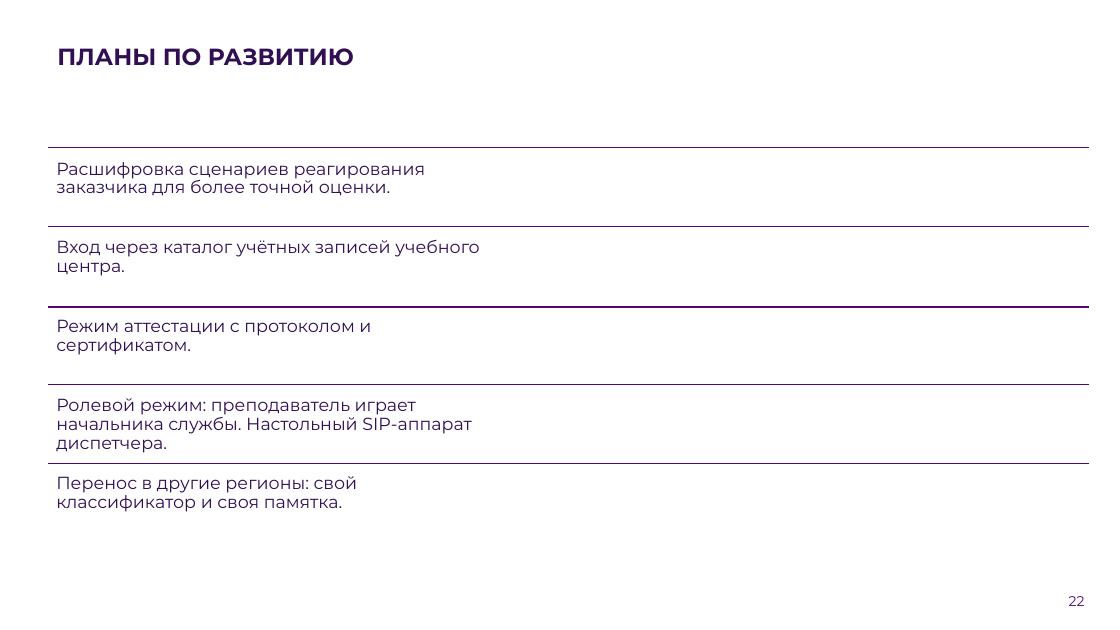
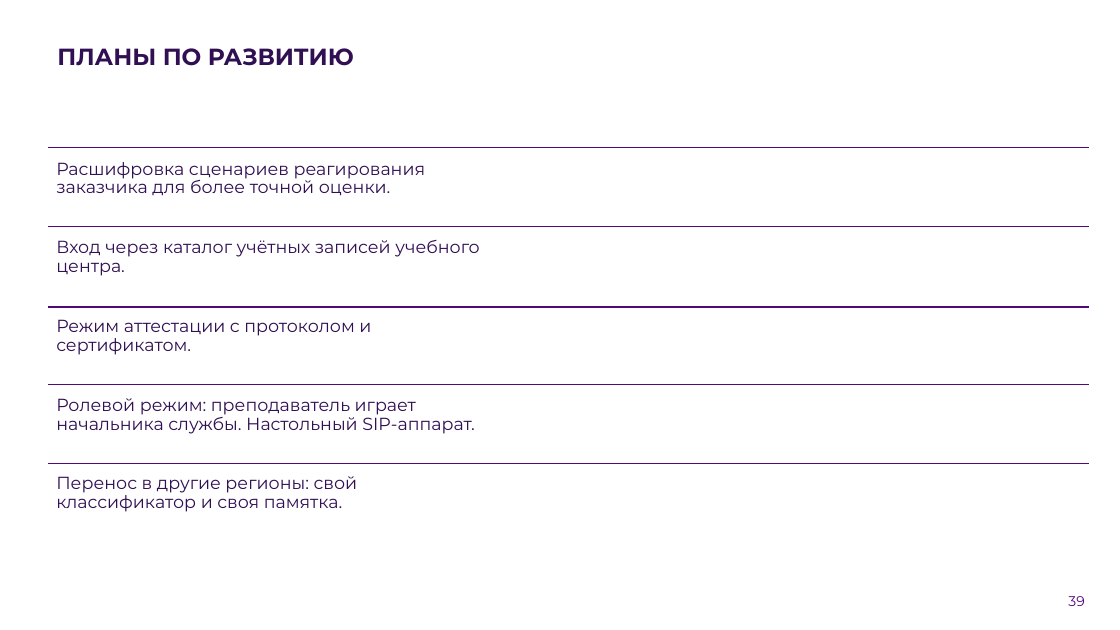
Before and after one commit to Vadik145-beep/lct-112-simulator, a slide deck: slide 39 of docs/presentation/ЛЦТ2026_Ультратех_задача9.pptx (slide 22 before the commit). Drawn at 1120x630 pixels with LibreOffice and Linux fonts; fonts in the diff are those of the drawing; background and template pictures are left out. Boxes give left, top, right and bottom in pixels: in the first picture for what was removed or moved away, otherwise in the second. Text is boxed around its words. In the diff, an @@ line names an element or a change of style, - is before the commit and + after.

Commit message:
docs: презентация финала на основе сданной Google-версии (#268)
Первые пять слайдов без изменений. Убраны слайды режима оператора 112 и
разговора с заявителем. Добавлены «Как проходит занятие», вход с логинами,
виртуальный телефон, справочник телефонов, собеседники, задания от ИИ,
мониторинг преподавателя, разбор с советами и два слайда с рекомендациями
заказчика. Экраны сняты со стенда 20.10.

```diff
--- a/docs/presentation/ЛЦТ2026_Ультратех_задача9.pptx
+++ b/docs/presentation/ЛЦТ2026_Ультратех_задача9.pptx
@@ text at (56, 398, 475, 434): text changed @@
-Ролевой режим: преподаватель играет начальника службы. Настольный SIP-аппарат диспетчера.
+Ролевой режим: преподаватель играет начальника службы. Настольный SIP-аппарат.
@@ page number at (1068, 596, 1084, 606): text changed @@
-22
+39
```
Also in this commit, not shown: 17 other slides changed, 23 slides added, 8 slides removed, 1 other file.
